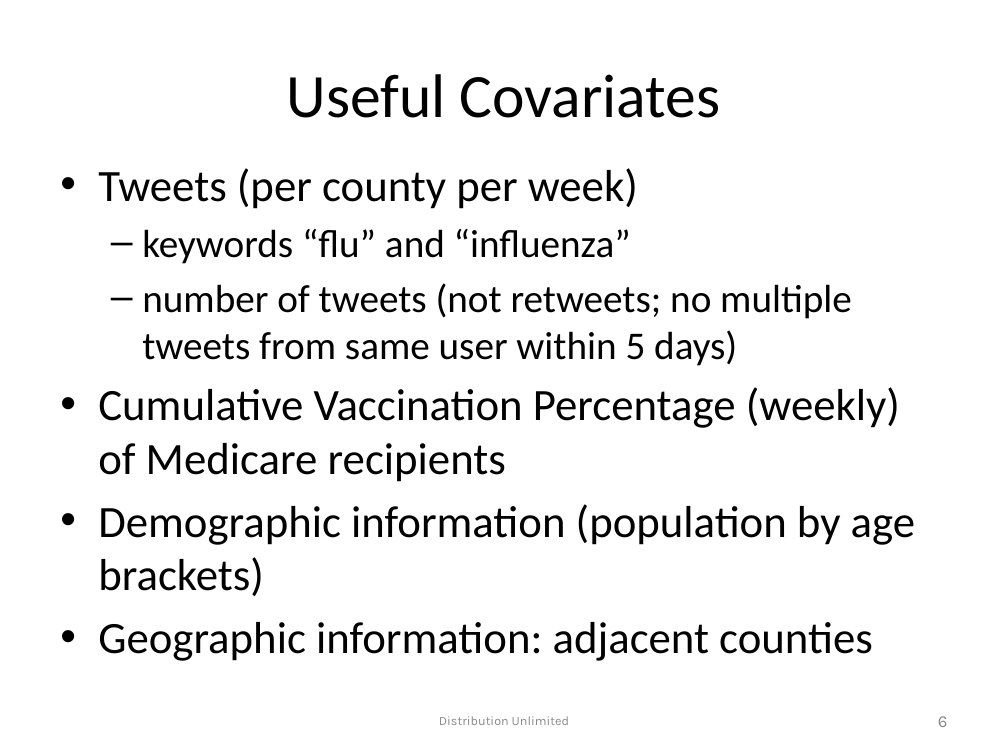
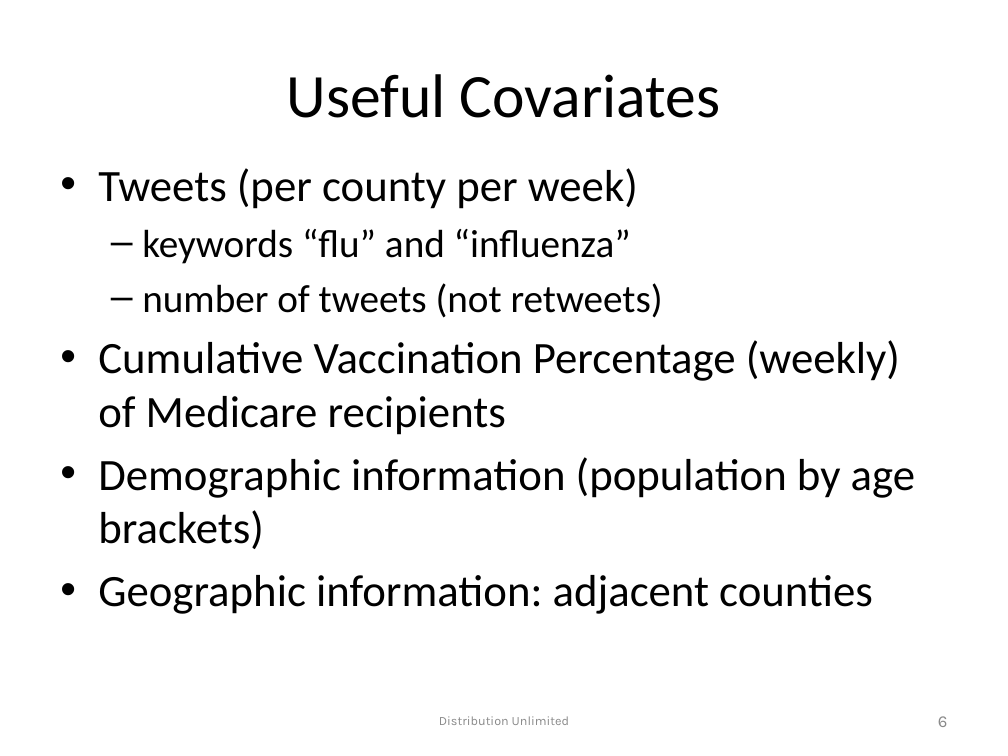
Before and after one commit to max-orhai/ppaml-cp7, a slide deck: slide 6 of problem_statement/Challenge Problem 7-v1.pptx. Drawn at 1008x756 pixels with LibreOffice and Linux fonts; fonts in the diff are those of the drawing; background and template pictures are left out. Boxes give left, top, right and bottom in pixels: in the first picture for what was removed or moved away, otherwise in the second. Text is boxed around its words. In the diff, an @@ line names an element or a change of style, - is before the commit and + after.

```diff
--- a/problem_statement/Challenge Problem 7-v1.pptx
+++ b/problem_statement/Challenge Problem 7-v1.pptx
@@ text at (x1=142, y1=283, x2=663, y2=318): text changed @@
-  – number of tweets (not retweets; no multiple tweets from same user within 5 days)
+  – number of tweets (not retweets)
```
Also in this commit, not shown: 3 other slides changed.
